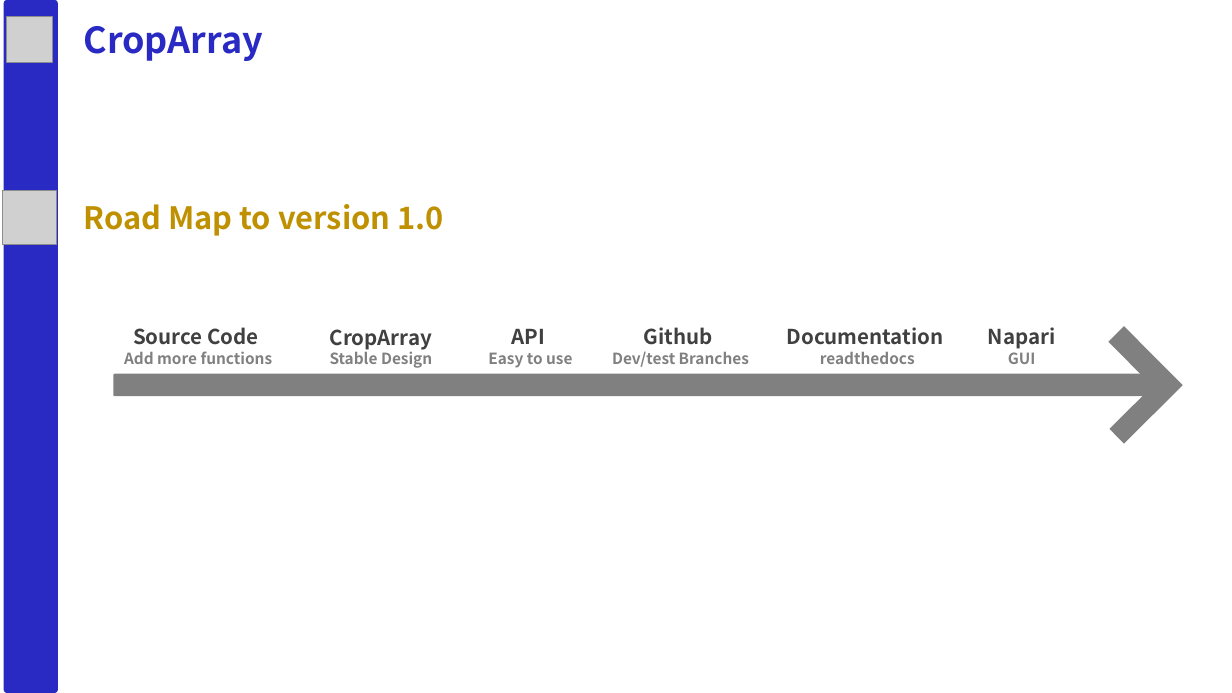
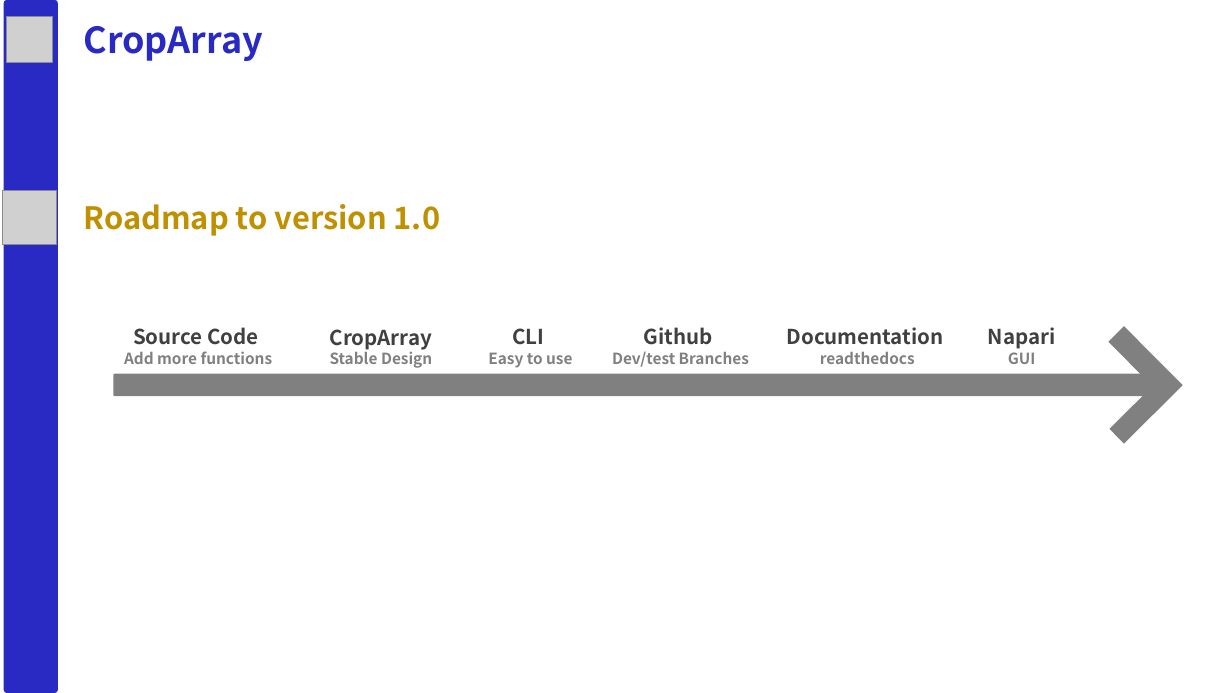
Before and after one commit to Colorado-State-University-Stasevich-Lab/croparray, a slide deck: slide 4 of planning/CropArray_Planning.pptx. Drawn at 1232x693 pixels with LibreOffice and Linux fonts; fonts in the diff are those of the drawing; grey boxes stand for pictures. Boxes give left, top, right and bottom in pixels: in the first picture for what was removed or moved away, otherwise in the second. Text is boxed around its words. In the diff, an @@ line names an element or a change of style, - is before the commit and + after.

Commit message:
adding presentation

```diff
--- a/planning/CropArray_Planning.pptx
+++ b/planning/CropArray_Planning.pptx
@@ text at <box>84,204,440,236</box>: text changed @@
-Road Map to version 1.0
+Roadmap to version 1.0
@@ text at <box>512,328,544,345</box>: text changed @@
-API
+CLI
```
Also in this commit, not shown: 4 other slides changed, 1 slide added.
